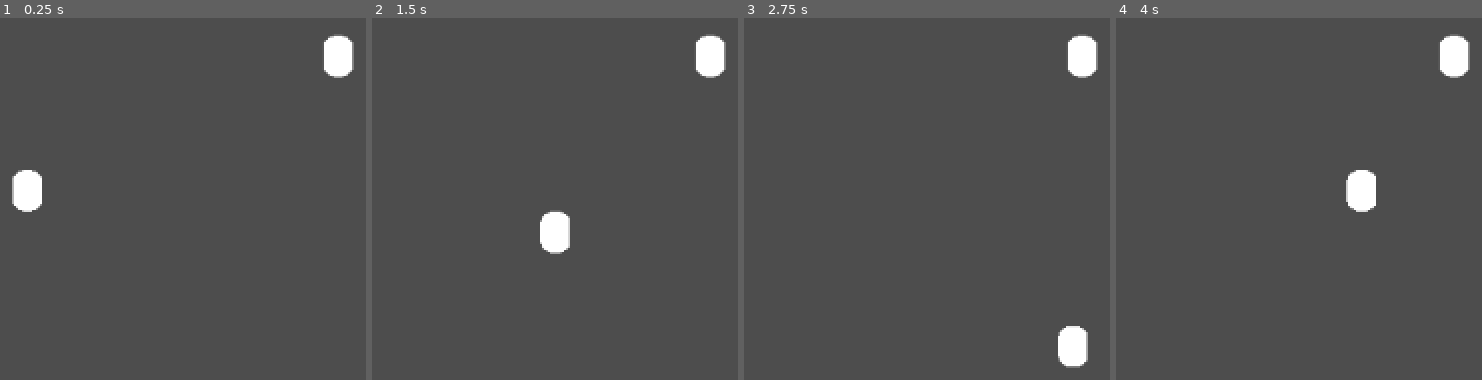
Above: before the commit, frames 1-4 (left to right).
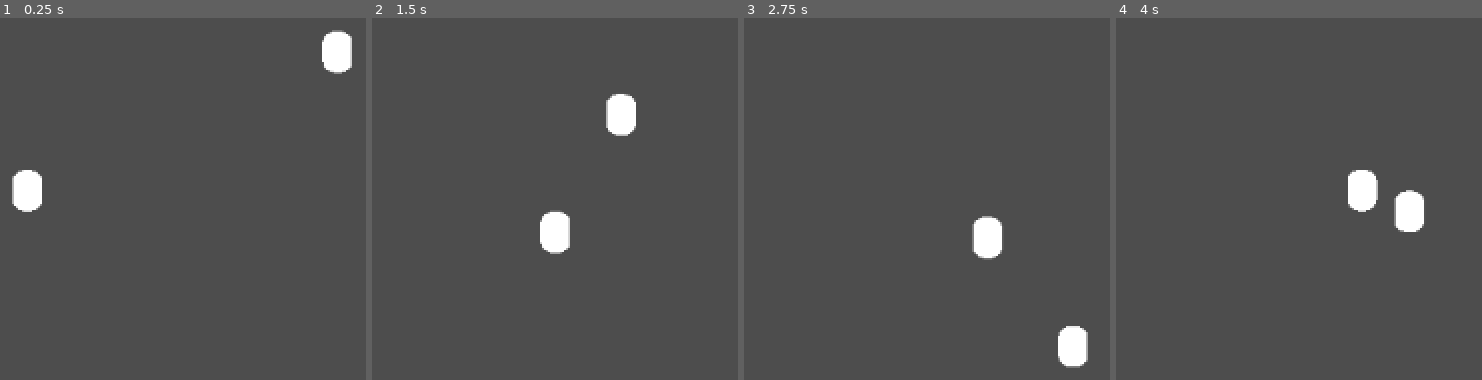
Above: after the commit, the same moments.

Repository: Protiuns/projeto-mvp
Game: Godot game, scene res://Fazes/faze_testes.tscn
The game is run twice, just before and just after one commit, with the same random seed, the same clock (stepped at 60 frames per second) and the same inputs.
Inputs:
- Up to frame 1 (0.25 s): no input
- Up to frame 2 (1.5 s): hold D (Direita) 0.53-1.28 s; hold S (Baixo) from 1.28 s (still down)
- Up to frame 3 (2.75 s): release S (Baixo) at 2.03 s; hold D (Direita) from 2.03 s (still down)
- Up to frame 4 (4 s): release D (Direita) at 2.78 s; hold W (Cima) 2.78-3.53 s; hold A (Esquerda) from 3.53 s (still down)

The runs differ from the first frame. In frame 1, 0.4% of the frame differs, in the area x 87-97%, y 3-17%; in frame 2, 1.7%; in frame 3, 1.8%; in frame 4, 1.8%, in the area x 62-97%, y 4-60%.

Commit message:
0002

Diff:
--- a/Fazes/faze_testes.tscn
+++ b/Fazes/faze_testes.tscn
@@ -7,6 +7,93 @@
 [sub_resource type="CapsuleShape2D" id="CapsuleShape2D_to5gb"]
 
 [sub_resource type="CapsuleMesh" id="CapsuleMesh_8ks75"]
+
+[sub_resource type="Animation" id="Animation_f4178"]
+resource_name = "Andando"
+length = 0.4
+loop_mode = 1
+tracks/0/type = "value"
+tracks/0/imported = false
+tracks/0/enabled = true
+tracks/0/path = NodePath("MeshInstance2D:position")
+tracks/0/interp = 1
+tracks/0/loop_wrap = true
+tracks/0/keys = {
+"times": PackedFloat32Array(0, 0.3, 0.4),
+"transitions": PackedFloat32Array(1, 1, 1),
+"update": 0,
+"values": [Vector2(0, 0), Vector2(0, -3.96), Vector2(0, 0)]
+}
+tracks/1/type = "method"
+tracks/1/imported = false
+tracks/1/enabled = true
+tracks/1/path = NodePath(".")
+tracks/1/interp = 1
+tracks/1/loop_wrap = true
+tracks/1/keys = {
+"times": PackedFloat32Array(0),
+"transitions": PackedFloat32Array(1),
+"values": [{
+"args": [],
+"method": &"IrAtras"
+}]
+}
+
+[sub_resource type="Animation" id="Animation_lg333"]
+resource_name = "Parado"
+tracks/0/type = "method"
+tracks/0/imported = false
+tracks/0/enabled = true
+tracks/0/path = NodePath(".")
+tracks/0/interp = 1
+tracks/0/loop_wrap = true
+tracks/0/keys = {
+"times": PackedFloat32Array(),
+"transitions": PackedFloat32Array(),
+"values": []
+}
+
+[sub_resource type="Animation" id="Animation_j8gfp"]
+length = 0.001
+tracks/0/type = "value"
+tracks/0/imported = false
+tracks/0/enabled = true
+tracks/0/path = NodePath("MeshInstance2D:position")
+tracks/0/interp = 1
+tracks/0/loop_wrap = true
+tracks/0/keys = {
+"times": PackedFloat32Array(0),
+"transitions": PackedFloat32Array(1),
+"update": 0,
+"values": [Vector2(0, 0)]
+}
+
+[sub_resource type="AnimationLibrary" id="AnimationLibrary_pgntd"]
+_data = {
+"Andando": SubResource("Animation_f4178"),
+"Parado": SubResource("Animation_lg333"),
+"RESET": SubResource("Animation_j8gfp")
+}
+
+[sub_resource type="AnimationNodeAnimation" id="AnimationNodeAnimation_do4s6"]
+animation = &"Andando"
+
+[sub_resource type="AnimationNodeOneShot" id="AnimationNodeOneShot_s8i7a"]
+fadein_time = 2.15
+metadata/Velocidade = 355.0
+
+[sub_resource type="AnimationNodeAnimation" id="AnimationNodeAnimation_2guw4"]
+animation = &"Parado"
+
+[sub_resource type="AnimationNodeBlendTree" id="AnimationNodeBlendTree_3cslq"]
+nodes/Andando/node = SubResource("AnimationNodeAnimation_do4s6")
+nodes/Andando/position = Vector2(26.6667, 213.333)
+nodes/Movimentando/node = SubResource("AnimationNodeOneShot_s8i7a")
+nodes/Movimentando/position = Vector2(266.667, 106.667)
+nodes/Parado/node = SubResource("AnimationNodeAnimation_2guw4")
+nodes/Parado/position = Vector2(26.6667, 106.667)
+nodes/output/position = Vector2(453.333, 106.667)
+node_connections = [&"output", 0, &"Movimentando", &"Movimentando", 0, &"Parado", &"Movimentando", 1, &"Andando"]
 
 [sub_resource type="ShaderMaterial" id="ShaderMaterial_xfhdj"]
 
@@ -33,14 +120,23 @@
 script = ExtResource("3_hr1e3")
 metadata/_edit_group_ = true
 
-[node name="StateMachine" type="Node" parent="Monstro"]
-script = ExtResource("2_s287i")
+[node name="AnimationPlayer" type="AnimationPlayer" parent="Monstro"]
+libraries = {
+"": SubResource("AnimationLibrary_pgntd")
+}
+
+[node name="AnimationTree" type="AnimationTree" parent="Monstro"]
+tree_root = SubResource("AnimationNodeBlendTree_3cslq")
+anim_player = NodePath("../AnimationPlayer")
+active = true
+parameters/Movimentando/active = true
+parameters/Movimentando/internal_active = true
+parameters/Movimentando/request = 0
 
 [node name="CollisionShape2D" type="CollisionShape2D" parent="Monstro"]
 shape = SubResource("CapsuleShape2D_to5gb")
 
 [node name="MeshInstance2D" type="MeshInstance2D" parent="Monstro"]
 material = SubResource("ShaderMaterial_xfhdj")
-position = Vector2(0.5, 2.38419e-06)
 scale = Vector2(21, 15)
 mesh = SubResource("CapsuleMesh_8ks75")
--- a/Scripts/Monstros/Monstro.gd
+++ b/Scripts/Monstros/Monstro.gd
@@ -1,10 +1,14 @@
 extends CharacterBody2D
 
-
+enum Estados {Parado , Perseguindo , Atacando, Machucando , Morrendo}
+@export var Estado = Estados.Parado
 const velocidade = 75
 
+var indoAtras = false
+
 func _physics_process(delta):
-
+	if indoAtras :
+		Perseguindo()
 
 	move_and_slide()
 func Perseguindo():
@@ -16,3 +20,5 @@
 	pass
 func Patrulhando():
 	pass
+func IrAtras():
+	indoAtras = true
Not shown: 1 places in Fazes/faze_testes.tscn that only renumber resources
